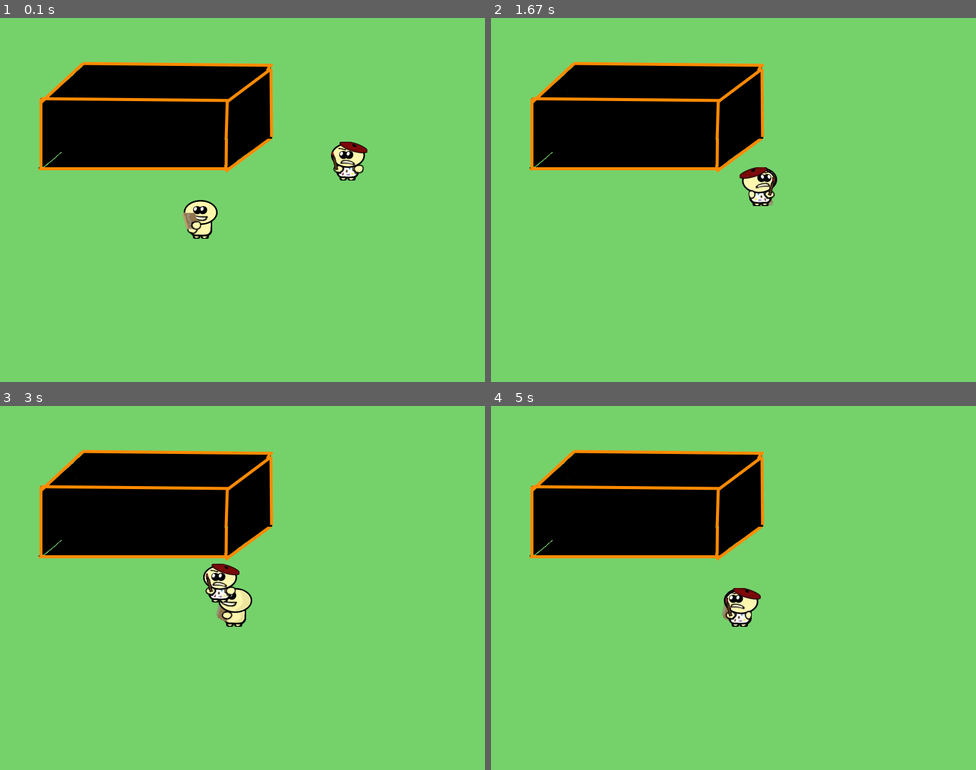
Above: before the commit, frames 1-4 (two rows, left to right).
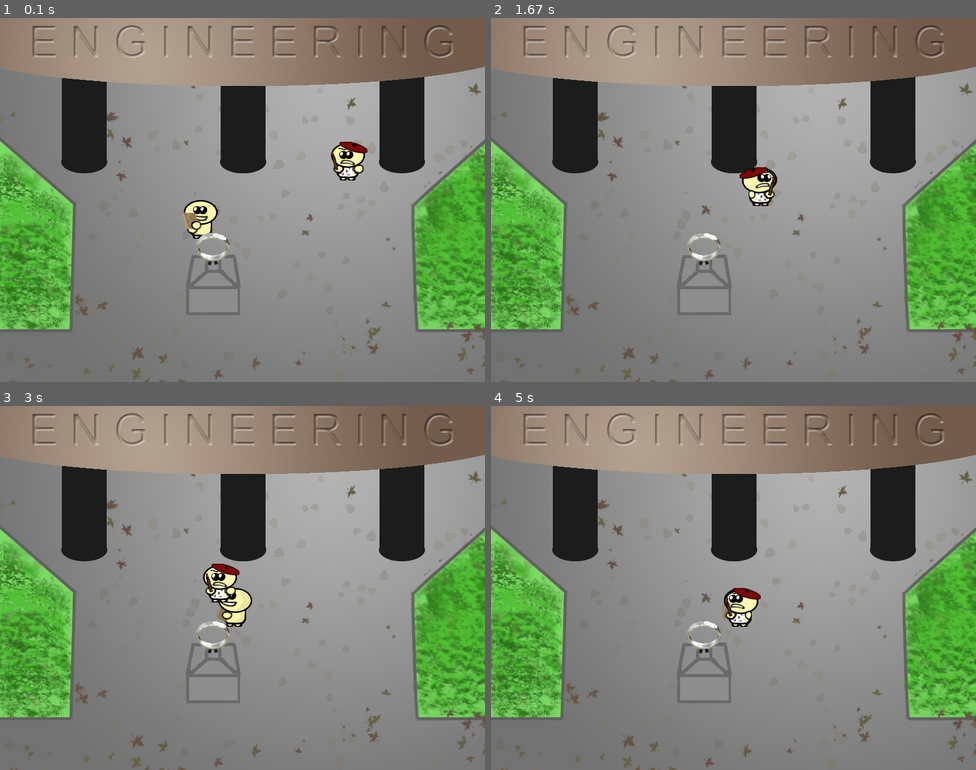
Above: after the commit, the same moments.

Repository: taurheim/Eng-Life
Game: pygame game, started from joe-niko-2013/main.py
Same seed, same stepped clock (60 frames per second), same inputs: the game is played once before the commit and once after it. The source is Python 2; it was converted automatically to run under Python 3.
Inputs (mouse positions are in pixels of both pictures, inside the frame that each line leads up to):
- Up to frame 1 (0.1 s): no input
- Up to frame 2 (1.67 s): hold Right 0.33-0.8 s; hold Up 0.83-1.13 s; click (888, 189) at 1.22 s; hold Right from 1.5 s (still down)
- Up to frame 3 (3 s): release Right at 1.97 s; hold Left 2-2.53 s; hold Down 2.57-2.87 s; hold Left from 2.9 s (still down)
- Up to frame 4 (5 s): release Left at 3.3 s; hold Up 3.33-3.7 s; hold Right 3.73-4.37 s; hold Down 4.4-4.77 s; hold Left from 4.8 s (still down)

The runs differ from the first frame. In frame 1, 97% of the frame differs, in the area x 0-100%, y 0-100%; in frame 2, 98%; in frame 3, 97%; in frame 4, 98%.

Commit message:
AI movement, spawning, and collision + level 1 bg

Diff:
--- a/joe-niko-2013/ai.py
+++ b/joe-niko-2013/ai.py
@@ -16,10 +16,13 @@
 
         self.currentAnimationFrame = 0
         self.currentAnimationType = 'static'
-        self.dir = 'down'
+        self.direction = 'up'
         self.framecounter = 0
         self.dx = 0
         self.dy = 0
+
+        self.moving = True #Don't know if we need this but I'll keep this in here in case we want mobs to stand still
+        self.forced = 0
 
         self.image,self.rect = gfx.load_image("Enemy-1/Enemy-1-down.png",-1)
         self.rect = pygame.Rect(x,y,64,64)
--- a/joe-niko-2013/level.py
+++ b/joe-niko-2013/level.py
@@ -2,12 +2,37 @@
 
 class Level(object):
     def __init__(self,level,bg):
+
+        self.leveltimer = 0
+
         self.level = level #int, which level we are currently on.
         self.obstacles = []
+
+        #### MOBS ####
+        # 1. Art Student
+        # 2. Commerce Student
+        # 3. Health Sci Student
+        # 4. Football Player
+        # 5. All of the above
+
+        self.mobType = 0
+        self.spawnRate = 0
+        self.spawnPoints = []
+
+
         if 1==level:
-            self.bg,null = gfx.load_image("bg-test-2-b.png",-1)
-            self.fg,null = gfx.load_image("bg-test-2-f.png",-1)
-            #self.obstacles.append(pygame.Rect(100,140,200,110))
+            self.bg,null = gfx.load_image("level-1-bg.png",-1)
+            self.fg,null = gfx.load_image("level-1-fg.png",-1)
+
+            self.obstacles.append(pygame.Rect(306,440,90,50))
+            self.obstacles.append(pygame.Rect(106,197,65,62))
+            self.obstacles.append(pygame.Rect(372,197,65,62))
+            self.obstacles.append(pygame.Rect(634,197,65,62))
+
+            self.mobType='art'
+            self.spawnRate = 5
+            self.spawnPoints = [(800,600),(0,600),(300,600)]
+
         if 2==level:
             pass
         if 3==level:
--- a/joe-niko-2013/main.py
+++ b/joe-niko-2013/main.py
@@ -2,7 +2,7 @@
 @author Joe Crozier & Niko Savas
 '''
 #Import PyGame & initialize it
-import pygame,player,projectile,physics,gfx,ai,level
+import pygame,player,projectile,physics,gfx,ai,level,random
 tick_timer = pygame.time.Clock() #This timer will cap fps and tick once every ~16ms (60fps)
 
 #GAME SETTINGS
@@ -47,6 +47,7 @@
         #### TEST CODE ####
         self.currentLevel = level.Level(1,self.background)
         for obstacle in self.currentLevel.obstacles:
+            obstacle.height-=48
             self.Physics.addBody(obstacle)
 
         self.obstacle = pygame.Surface((200,200)) #Random green obstacle for testing
@@ -175,19 +176,54 @@
 
 
             #AI movement
-
-            self.mob.move(self.guy)
-            self.mob.didMove(self.mob.dx, self.mob.dy)
-
-
-
+            for enemy in self.mobs:
+                enemy.move(self.guy)
+                if enemy.moving and self.Physics.bodyCanMoveToLocation(enemy, enemy.dx, enemy.dy):
+                    #Mob is moving freely
+                    enemy.didMove(enemy.dx,enemy.dy)
+                    enemy.forced = 0
+
+                elif enemy.moving and self.Physics.bodyCanMoveToLocation(enemy, 0, enemy.dy):
+                    if enemy.forced:
+                        enemy.didMove(0,enemy.forced)
+                    elif not enemy.forced: #If walking into a wall and also not moving
+                        num = random.randrange(-2,3,4)
+                        enemy.forced =  num #Pick a direction and move
+
+                elif enemy.moving and self.Physics.bodyCanMoveToLocation(enemy,enemy.dx,0):
+                    if enemy.forced:
+                        enemy.didMove(enemy.forced,0)
+                    elif not enemy.forced: #If walking into a wall and also not moving
+                        num = random.randrange(-2,3,4)
+                        enemy.forced =  num #Pick a direction and move
+
+                elif enemy.moving and self.Physics.bodyCanMoveToLocation(enemy, 0, 2):
+                    enemy.didMove(0,2)
+                elif enemy.moving and self.Physics.bodyCanMoveToLocation(enemy, -2, 0):
+                    enemy.didMove(2,0)
+                else:
+                    enemy.didMove(0,2)
+
+            #Tick level
+            self.currentLevel.tick()
 
 
             #If something needs to be done every second, put it here
             if(self.framecount==60):
                 self.framecount=0
                 self.total_frames += 1
-                self.mob
+                self.currentLevel.leveltimer +=1
+                if(self.currentLevel.leveltimer==self.currentLevel.spawnRate):
+                    #Spawn a Mob
+                    self.currentLevel.leveltimer=0
+                    spawnloc = self.currentLevel.spawnPoints[random.randrange(len(self.currentLevel.spawnPoints))]
+                    self.newmob = ai.Mob(spawnloc[0],spawnloc[1], "art")
+                    self.all_sprites.add(pygame.sprite.RenderPlain(self.newmob))
+                    self.mobs.add(pygame.sprite.RenderPlain(self.newmob))
+                    print "Mob Spawned"
+                print self.currentLevel.leveltimer
+    def changeLevel(self):
+        pass
 
 #Run the game loop
 MainObject = Main()
--- a/joe-niko-2013/physics.py
+++ b/joe-niko-2013/physics.py
@@ -11,7 +11,7 @@
         proposedRect = bodyRect.copy()
         proposedRect = proposedRect.move(xOffset, yOffset) #Proposed rect is where the body would move
 
-        if self.levelRect.contains(proposedRect) and proposedRect.collidelist(self.collisionRects) == -1: #If proposedRect is inside the level, let it move
+        if (body.__class__.__name__== "Mob" or self.levelRect.contains(proposedRect)) and proposedRect.collidelist(self.collisionRects) == -1: #If proposedRect is inside the level, let it move
             return True
         else:
             return False
Binary file added: joe-niko-2013/sprites/level-1-bg.png
Binary file added: joe-niko-2013/sprites/level-1-fg.png
Not shown, changed: joe-niko-2013/physics.pyc
Not shown, changed: joe-niko-2013/sprites/randombg.psd
